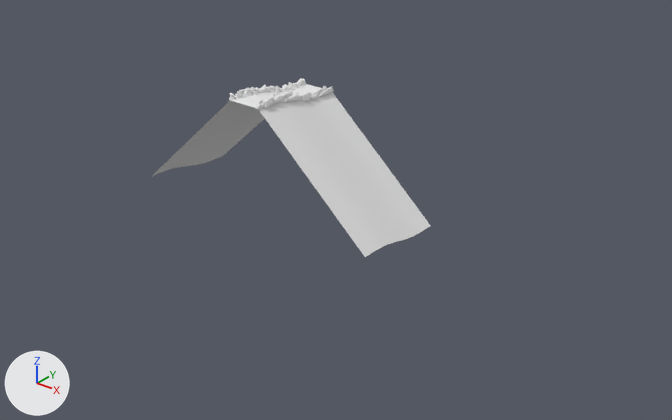
The OBJ model VektoriaApp/models/RoadTiles/RoadTiles_Basic_UpDown/RoadTile_Basic_Down/RoadTile_Basic_Down3.obj, before and after one commit.
Both versions are drawn from a 50 mm camera at (1624.0, -1797.0, 810.0) aimed at (163.0, 30.0, -323.0). Lighting does not change. The marker at lower left points along +X, +Y and +Z. Where no turn or scale is listed for an object, it has been applied to the vertices.

The scene before the commit, as lines of its bpy script (objects in view):
```python
me_ground_003_plane_009 = bpy.data.meshes.new('Ground.003_Plane.009')
me_ground_003_plane_009.from_pydata(...)  # 5669 vertices, 10921 faces; spans x -400.0..400.0, y -154.0..151.0, z -345.0..20.0
# faces by material slot: [44, 10877]
me_ground_003_plane_009.materials.append(mat_road_005)  # white #e7e7e7
me_ground_003_plane_009.materials.append(mat_rocks_002)  # white #e7e7e7
ob_ground_003_plane_009 = bpy.data.objects.new('Ground.003_Plane.009', me_ground_003_plane_009)
ob_ground_003_plane_009.location = (0.0, 0.0, 0.0)
```
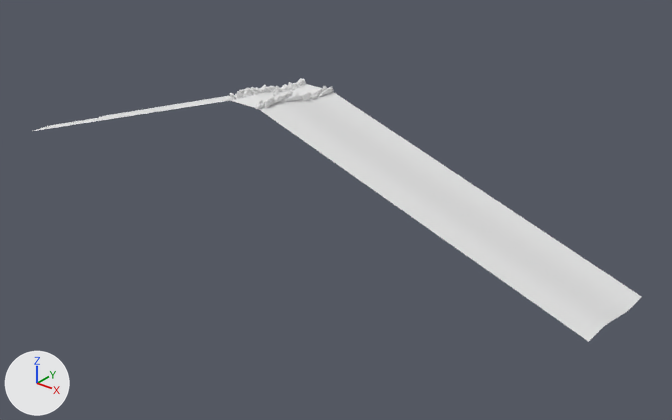
Patch to the scene script:
```diff
--- a/VektoriaApp/models/RoadTiles/RoadTiles_Basic_UpDown/RoadTile_Basic_Down/RoadTile_Basic_Down3.obj.py
+++ b/VektoriaApp/models/RoadTiles/RoadTiles_Basic_UpDown/RoadTile_Basic_Down/RoadTile_Basic_Down3.obj.py
@@ me_ground_003_plane_009 @@
 me_ground_003_plane_009.from_pydata(...)  # 5669 vertices, 10921 faces; spans x -400.0..400.0, y -154.0..151.0, z -345.0..20.0
 # used by ob_ground_003_plane_009; location = (0.0, 0.0, 0.0)
+# me_ground_003_plane_009 part 1: all 12 vertices in x -400.0, y -150.0..150.0, z -345.0..-315.0 are moved by (-600.0, 0.0, 0.0)
+# me_ground_003_plane_009 part 2: all 12 vertices in x 400.0, y -150.0..150.0, z -345.0..-315.0 are moved by (600.0, 0.0, 0.0)
 me_ground_003_plane_009.materials.append(mat_road_005)
```

What differs and where, as boxes (x1, y1, x2, y2) in the pictures (672 x 420 px; the box of a moved part takes in the faces that stretch with it):
'Ground.003_Plane.009', reshaped (116% wider, 47% taller): before (151, 78, 431, 257); after (34, 78, 641, 341)
part 1 of me_ground_003_plane_009, moved or reshaped: before (151, 101, 265, 177); after (34, 87, 282, 131)
part 2 of me_ground_003_plane_009, moved or reshaped: before (258, 92, 431, 257); after (259, 92, 641, 341)
